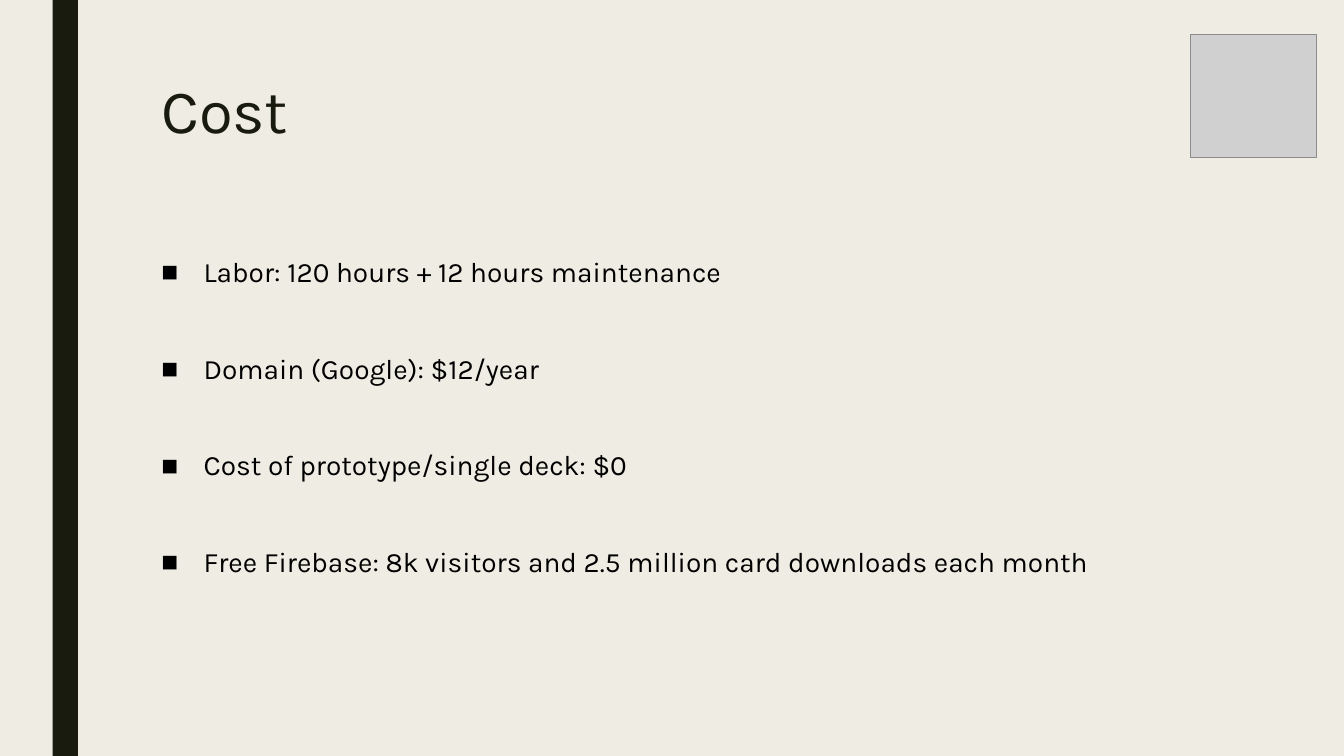
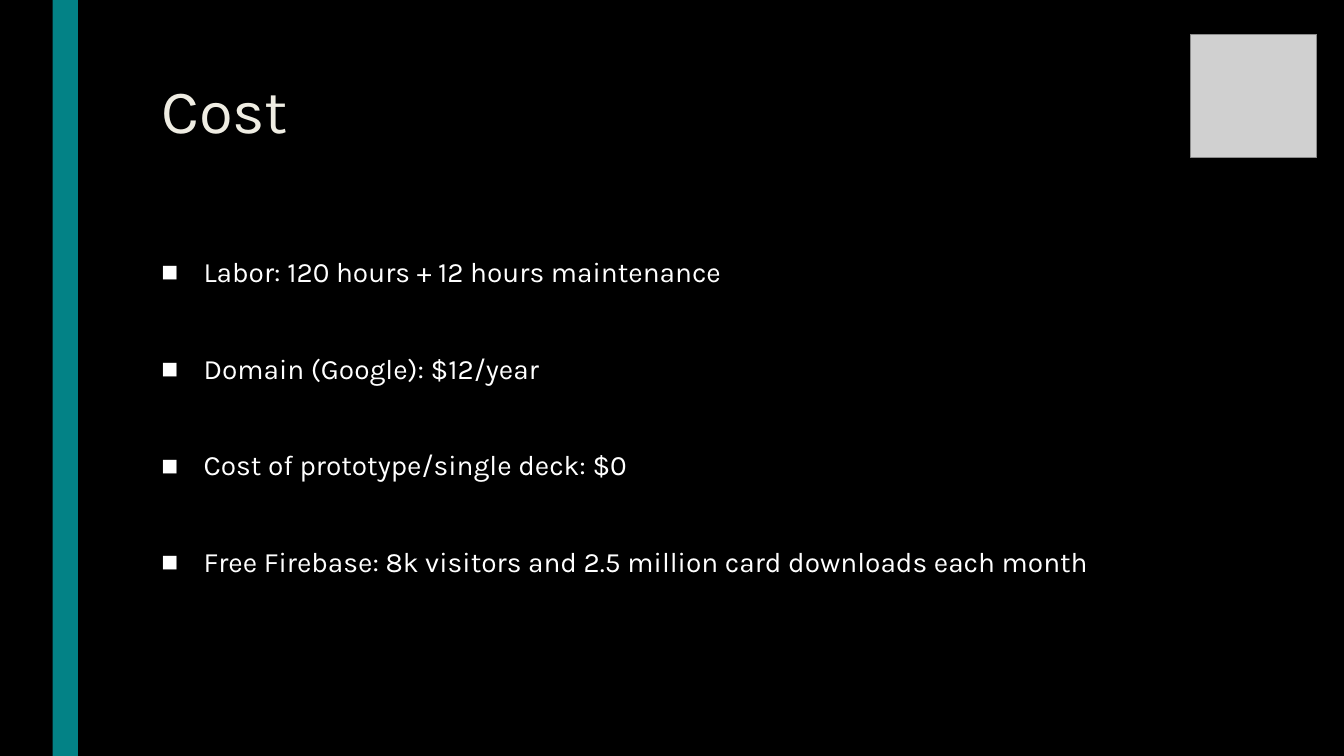
Before and after one commit to codeDeck-Learning-Tools/codeDeck, a slide deck: slide 10 of powerpoint/codeDeck2.pptx. Drawn at 1344x756 pixels with LibreOffice and Linux fonts; fonts in the diff are those of the drawing; grey boxes stand for pictures. Boxes give left, top, right and bottom in pixels: in the first picture for what was removed or moved away, otherwise in the second. Text is boxed around its words. In the diff, an @@ line names an element or a change of style, - is before the commit and + after.

Commit message:
modify powerpoint background

```diff
--- a/powerpoint/codeDeck2.pptx
+++ b/powerpoint/codeDeck2.pptx
@@ background #EFEDE3 to #000000 @@
@@ rectangle at <box>52,0,78,756</box>: fill #191B0E to #038286 @@
@@ title "Cost" at <box>161,93,288,134</box>: text colour #191B0E to #EFEDE3 @@
@@ text "Labor: 120 hours + 12 ..." at <box>204,262,1088,573</box>: text colour #000000 to #FFFFFF @@
```
Also in this commit, not shown: 10 other slides changed.
